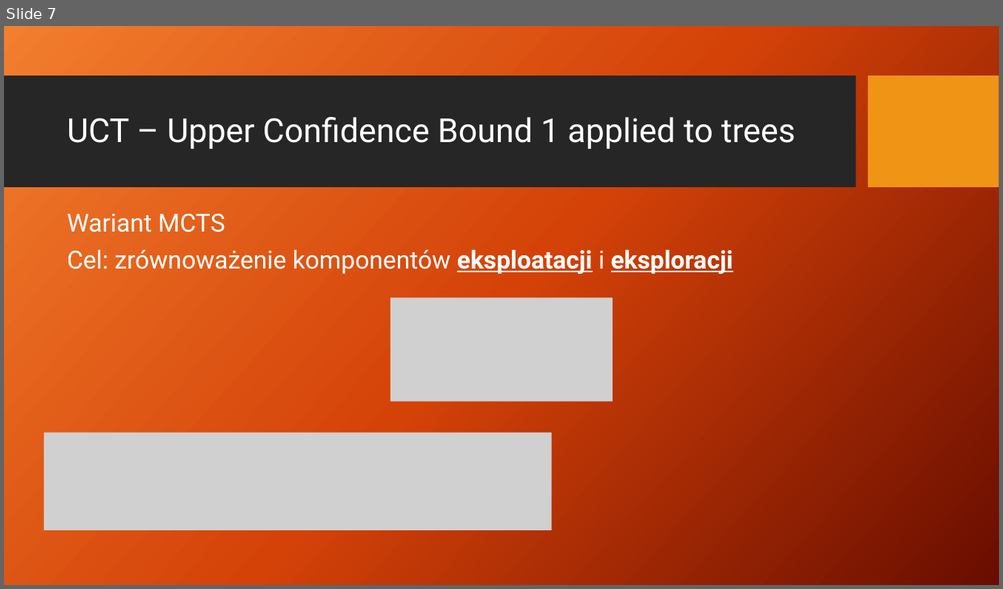
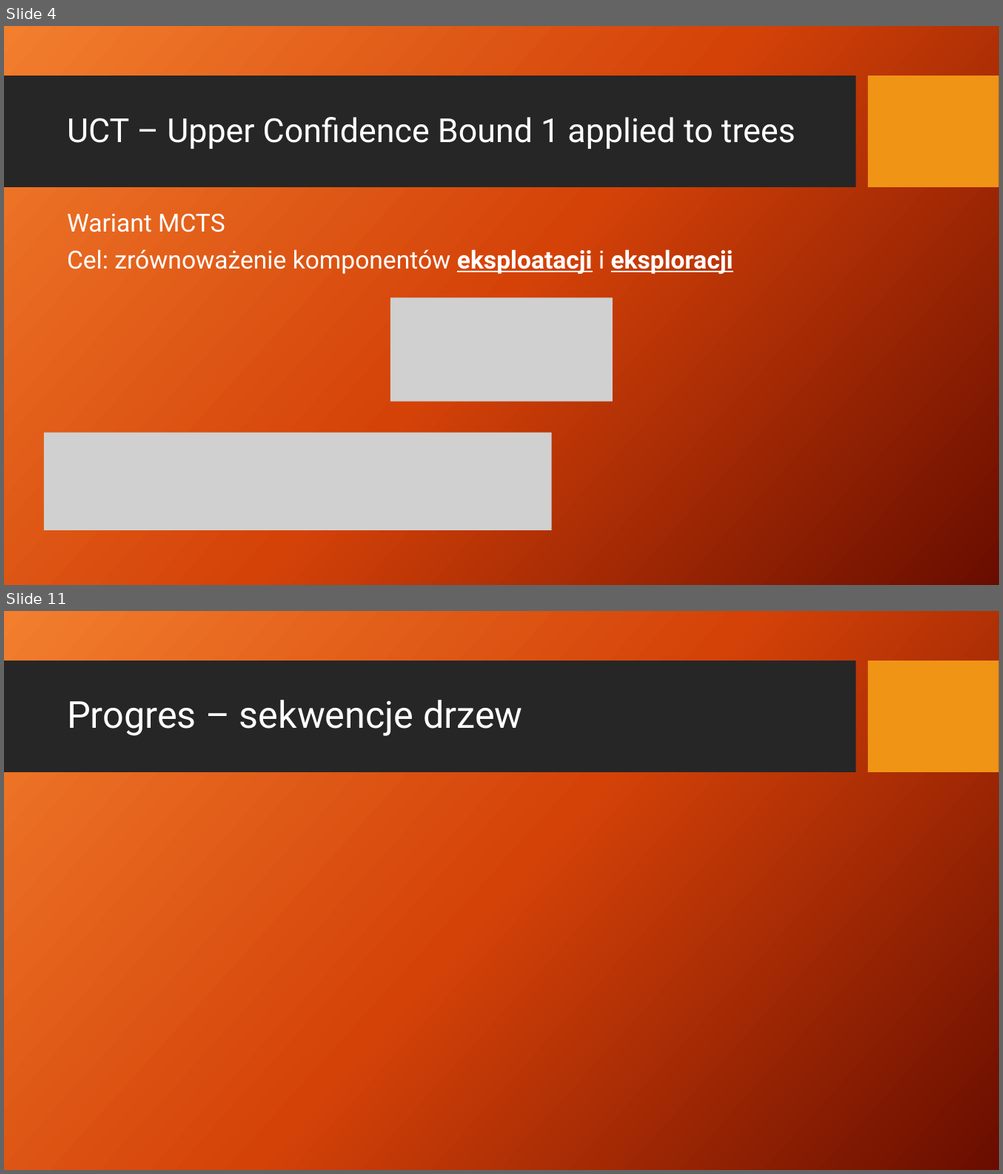
Before and after one commit to patrykf-dev/uct-visualisation-thesis, a slide deck: doc/prezentacja-02/UCT_finish_presentation.pptx. Shown one above the other, each under a label of ours: slide 7 before the commit, slides 4 and 11 after it; the slides between them are not shown. The pictures are 1003x589 and 1003x1174 pixels, drawn with LibreOffice and Linux fonts; fonts in the diff are those of the drawing; grey boxes stand for pictures; background and template pictures are left out. Boxes give left, top, right and bottom in pixels: in the first picture for what was removed or moved away, otherwise in the second. Text is boxed around its words. In the diff, an @@ line names an element or a change of style, - is before the commit and + after.

```diff
--- a/doc/prezentacja-02/UCT_finish_presentation.pptx
+++ b/doc/prezentacja-02/UCT_finish_presentation.pptx
@@ slide 11 added at (4, 611, 999, 1170), background picture (left out); not listed: 2 template elements that a slide beside it also shows @@
@@ title added at (67, 700, 523, 736), 36 pt, text #FFFFFF @@
+Progres – sekwencje drzew
@@ what was slide 7 is now slide 4 @@
```
Also in this commit, not shown: 1 slide changed, 11 other slides added, 50 slides removed, 1 other file.
